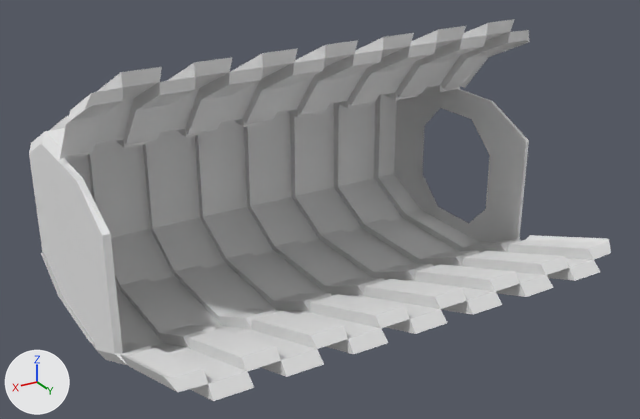
What one commit did to the Blender file BipolarAlpha/Assets/Resources/Models/Magnets/MagnetDispenserblend.blend.
Camera for both pictures: a 50 mm lens placed at (4.79, 9.95, 4.51), pointed at (-0.24, 1.55, 0.31). The axes (+X, +Y, +Z) are drawn at lower left. The lights are the same throughout.

In view in the first picture: 'Body', 'BottomLid', 'TopLid'.
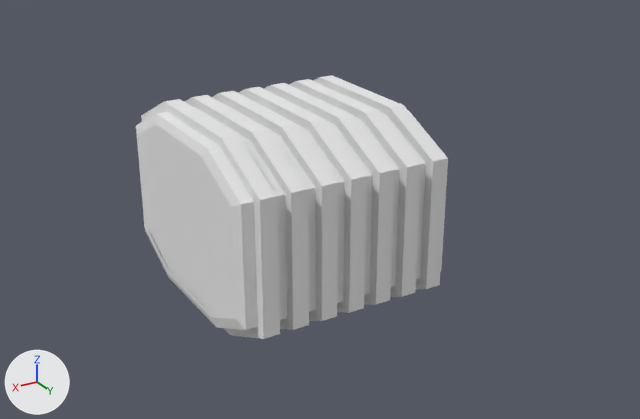
What differs and where, as boxes [x1, y1, x2, y2] in the pictures (640 x 419 px):
'Body', rescaled
    before: [29, 84, 529, 365]
    after: [136, 75, 429, 339]
'BottomLid', rescaled, turned
    before: [120, 235, 611, 401]
    after: [232, 158, 448, 339]
'TopLid', rescaled, turned
    before: [60, 19, 530, 159]
    after: [178, 90, 447, 207]

The change, as a list of edits to the scene's bpy script:
```text
Change ob_body:
    ob_body.scale: (-2.66, 1.34, 0.65) -> (-1.33, 1.34, 0.65)
Change ob_bottomlid:
    ob_bottomlid.rotation_euler: (-1.222, 0.0, 0.0) -> (0.0, 0.0, 0.0)  # degrees (-70, 0, 0) -> degrees (0, 0, 0)
Change ob_toplid:
    ob_toplid.rotation_euler: (0.873, 0.0, 0.0) -> (0.0, 0.0, 0.0)  # degrees (50, 0, 0) -> degrees (0, 0, 0)
```
